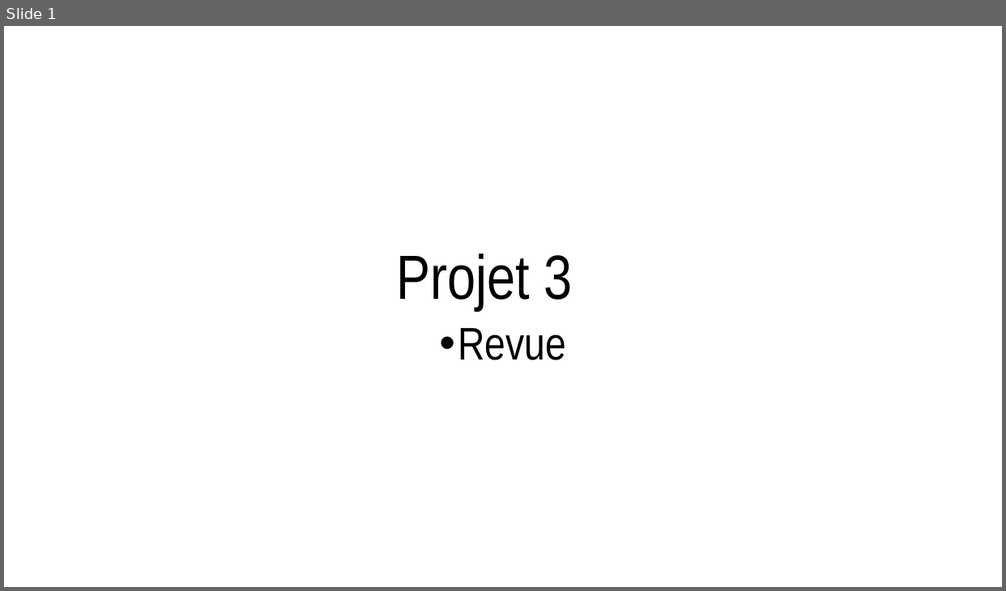
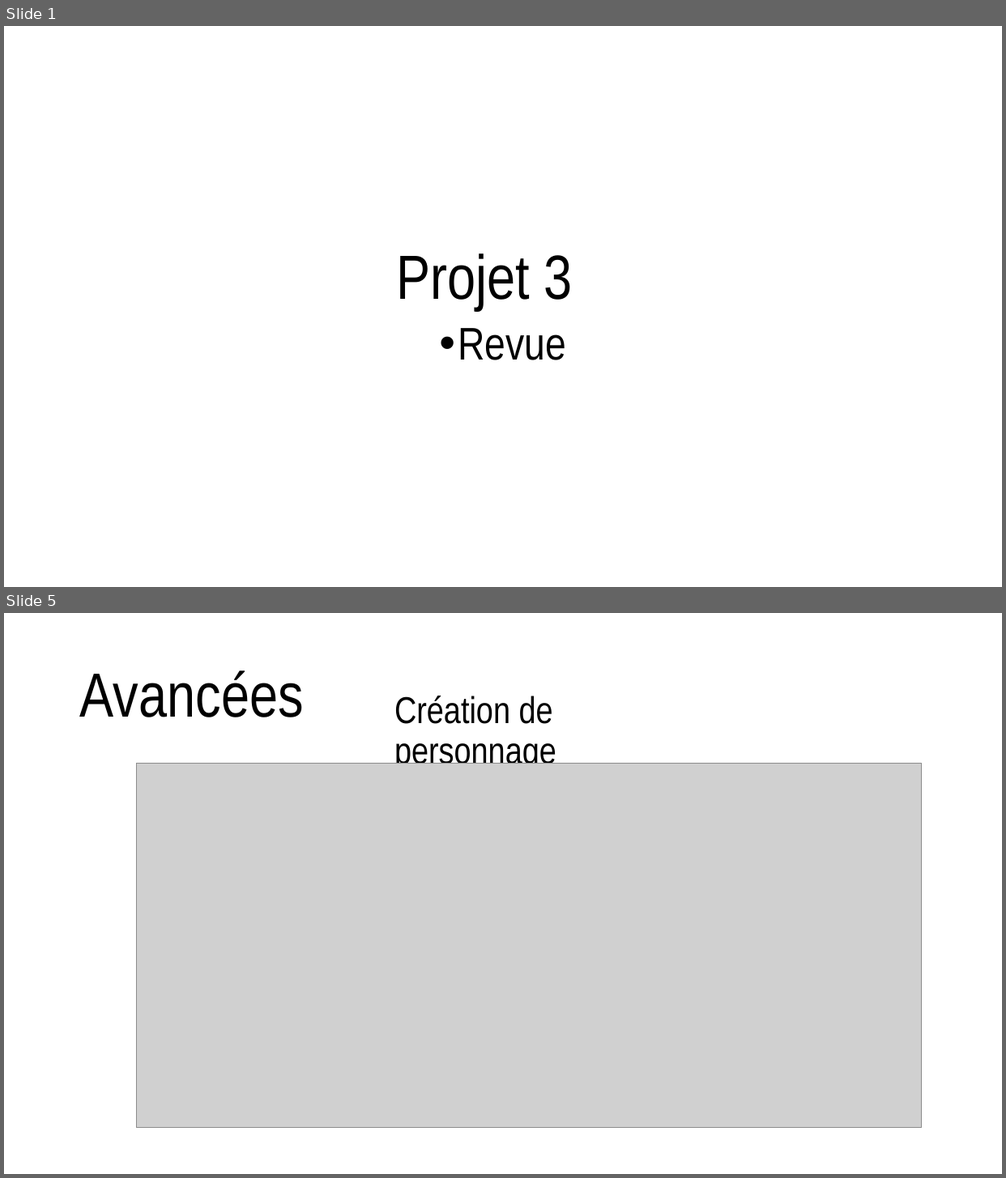
Before and after one commit to Alpharius61/Bibliotheca-mobilis, a slide deck: Revu-Retro/Sprint8.pptx. Shown one above the other, each under a label of ours: slide 1 before the commit, slides 1 and 5 after it; the slides between them are not shown. The pictures are 1006x591 and 1006x1178 pixels, drawn with LibreOffice and Linux fonts; fonts in the diff are those of the drawing; grey boxes stand for pictures; background and template pictures are left out. Boxes give left, top, right and bottom in pixels: in the first picture for what was removed or moved away, otherwise in the second. Text is boxed around its words. In the diff, an @@ line names an element or a change of style, - is before the commit and + after.

```diff
--- a/Revu-Retro/Sprint8.pptx
+++ b/Revu-Retro/Sprint8.pptx
@@ slide 5 added at bbox=[4, 613, 1002, 1174], background picture (left out) @@
@@ title added at bbox=[80, 671, 304, 717], 60 pt, text #000000 @@
+Avancées
@@ text added at bbox=[394, 696, 556, 771], 36 pt, text #000000 @@
+Création de personnage
@@ picture added at bbox=[137, 764, 921, 1127] @@
```
Also in this commit, not shown: 2 slides changed, 2 other slides added, 12 other files.
